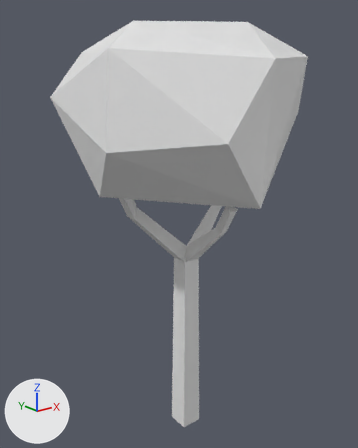
What one commit did to the FBX model resources/meshes/apple_tree.fbx.
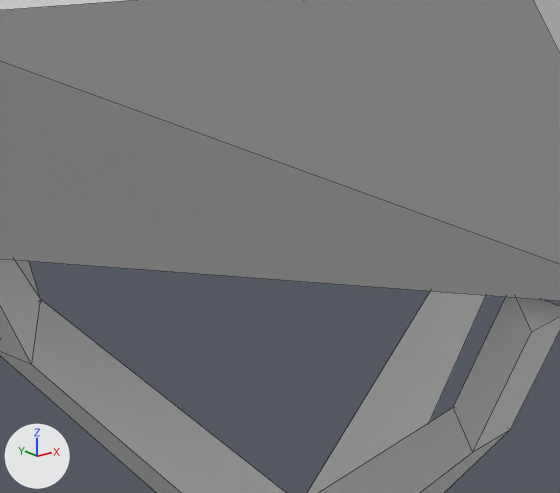
The first picture shows the older version from a camera (50 mm lens) standing at (-2.73, -3.31, 3.33) and looking at (-0.01, 0.09, 1.97). The close-ups show both versions on the part from 36% to 66% of the width and 33% to 54% of the height of that picture. Arrows for +X, +Y and +Z are at lower left; the lights stay in place. The close-ups show mesh edges as thin lines. Where no turn or scale is listed for an object, it has been applied to the vertices.

The older version as bpy lines, for what is in view:
```python
me_cube = bpy.data.meshes.new('Cube')
me_cube.from_pydata(...)  # 31 vertices, 31 faces; spans x -0.62..0.54, y -0.65..0.62, z -0.1..2.52
me_icosphere = bpy.data.meshes.new('Icosphere')
me_icosphere.from_pydata(...)  # 20 vertices, 36 faces; spans x -0.99..0.97, y -0.98..1.03, z -1.07..0.5
ob_cube = bpy.data.objects.new('Cube', me_cube)
ob_cube.location = (0.0, 0.0, 0.0)
ob_icosphere = bpy.data.objects.new('Icosphere', me_icosphere)
ob_icosphere.location = (0.0, 0.0, 3.196)
```
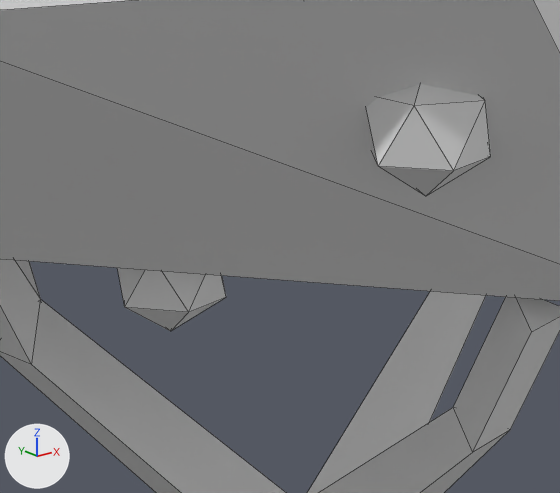
What differs and where, as boxes (x1, y1, x2, y2) in the close-ups (560 x 493 px):
'Icosphere.001', added: after (117, 84, 491, 331)

The edits, one by one:
Mesh me_icosphere_001 is new.
It has 60 vertices, 100 faces and spans x -0.59..1.08, y -0.08..1.36, z -0.42..0.28.
Object 'Icosphere.001' (ob_icosphere_001) is new; it shows me_icosphere_001.
Its location is (-0.386, -0.735, 2.622).
